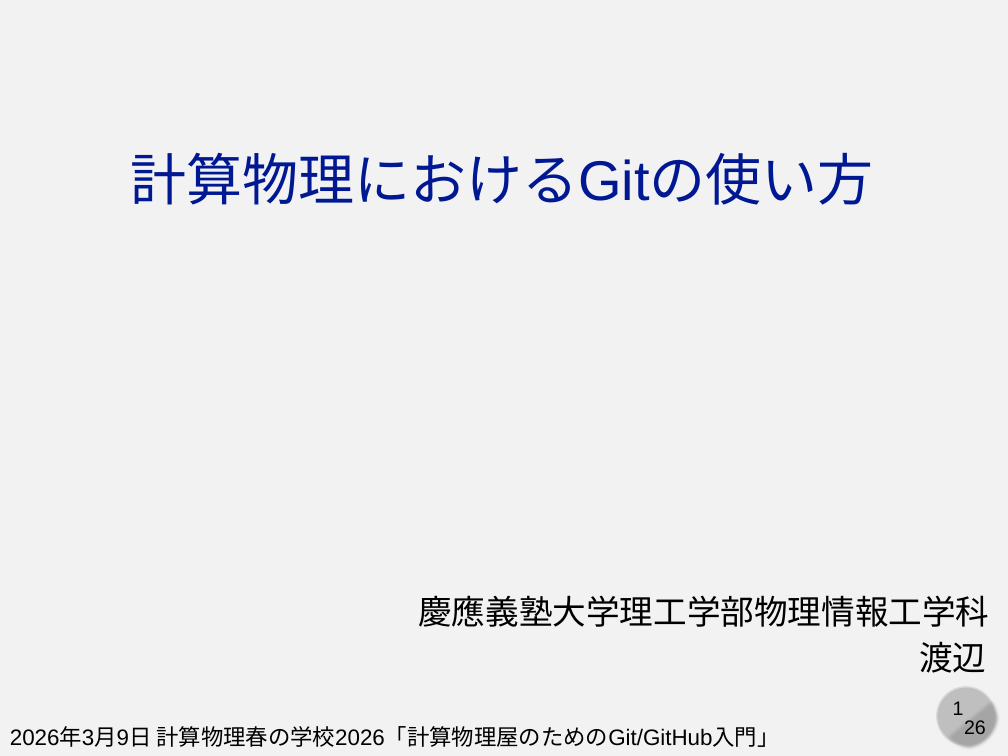
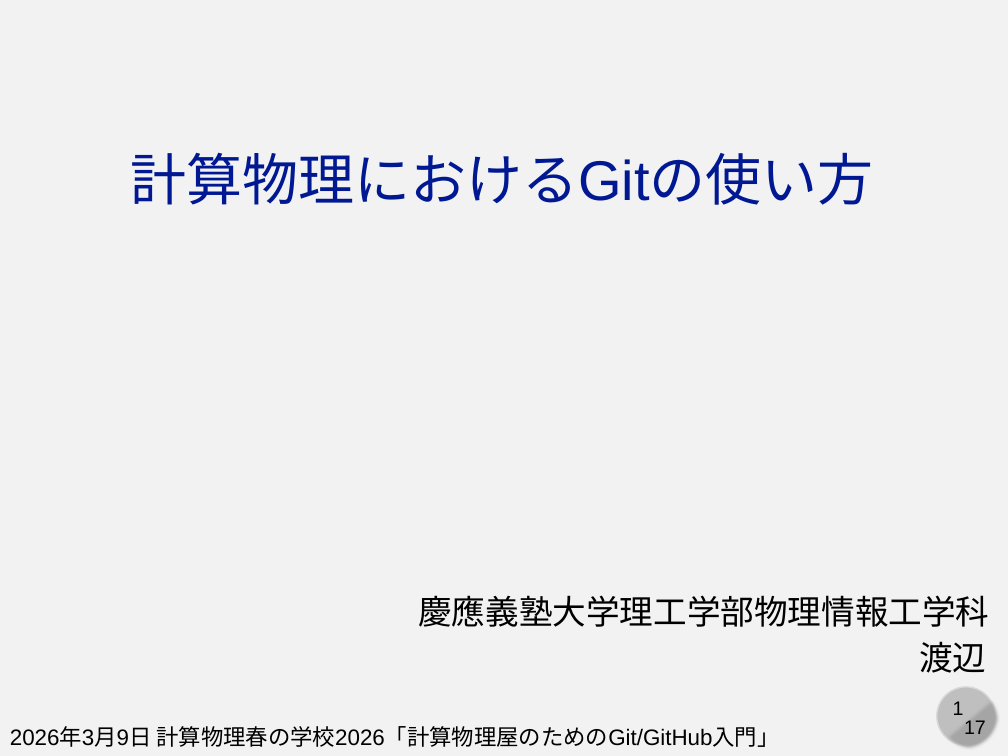
Before and after one commit to cpss2026-git/cpss2026-git.github.io, a slide deck: slide 1 of 01-lecture-git-basic/slides/01-c-compphys.pptx. Drawn at 1008x756 pixels with LibreOffice and Linux fonts; fonts in the diff are those of the drawing. Boxes give left, top, right and bottom in pixels: in the first picture for what was removed or moved away, otherwise in the second. Text is boxed around its words. In the diff, an @@ line names an element or a change of style, - is before the commit and + after.

```diff
--- a/01-lecture-git-basic/slides/01-c-compphys.pptx
+++ b/01-lecture-git-basic/slides/01-c-compphys.pptx
@@ text at [964,720,986,734]: text changed @@
-26
+17
```
Also in this commit, not shown: 4 other slides changed, 12 slides added.
